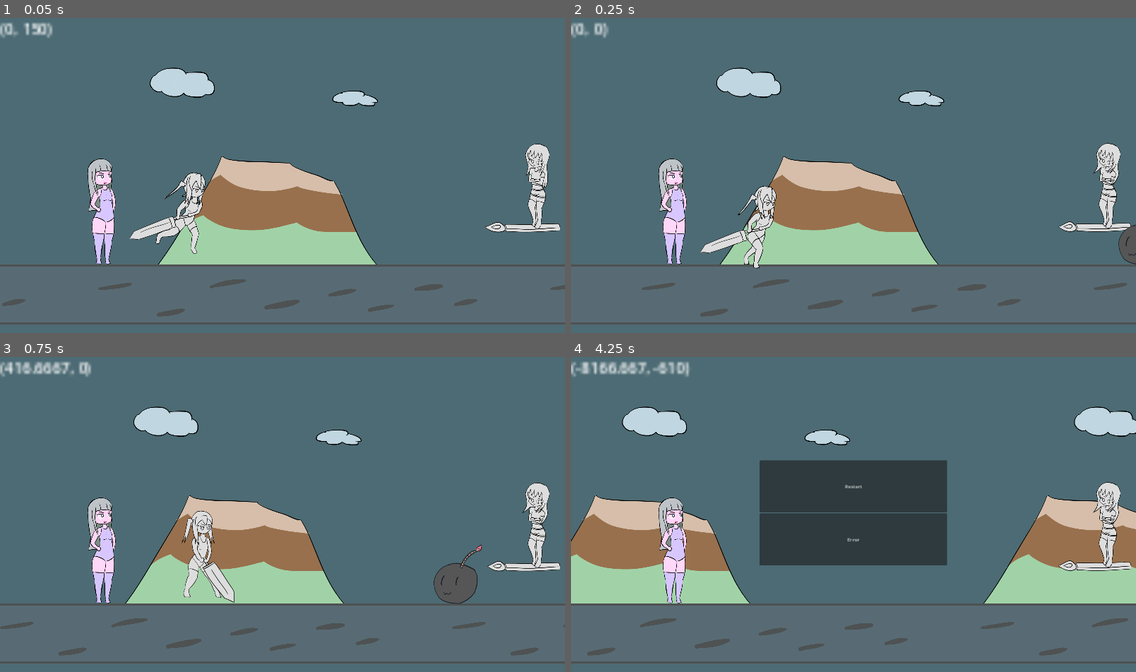
Above: before the commit, frames 1-4 (two rows, left to right).
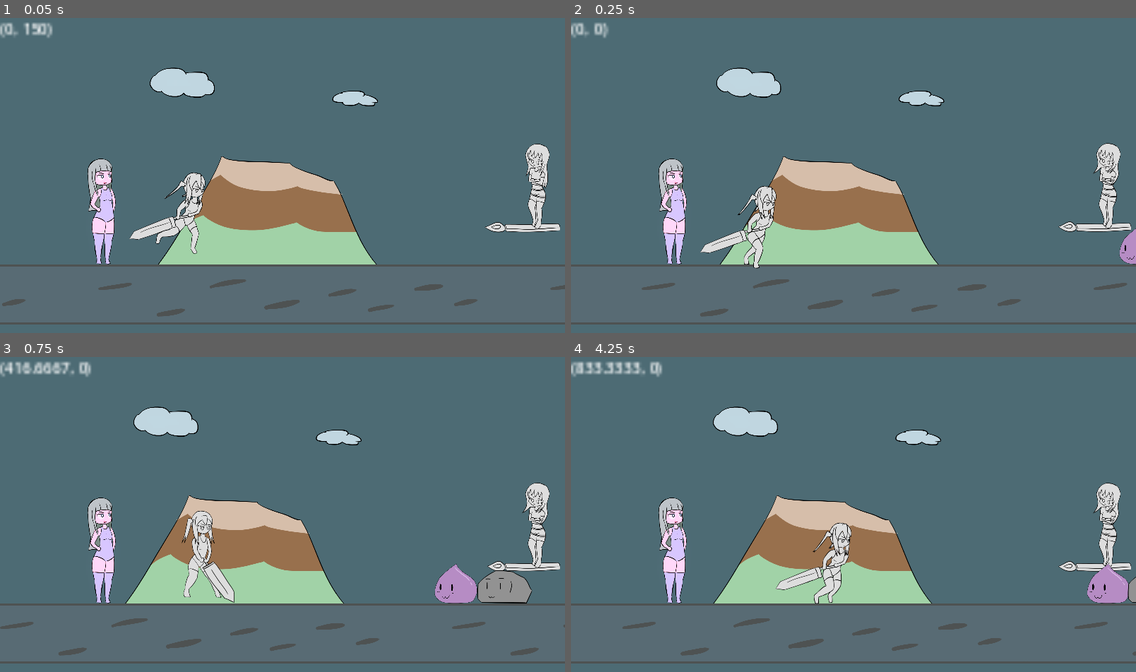
Above: after the commit, the same moments.

Repository: BeatMil/Animurun
Game: Godot game, scene res://Scenes/Forest.tscn
Same seed, same stepped clock (60 frames per second), same inputs: the game is played once before the commit and once after it.
Inputs (mouse positions are in pixels of both pictures, inside the frame that each line leads up to):
- Up to frame 1 (0.05 s): no input
- Up to frame 2 (0.25 s): no input
- Up to frame 3 (0.75 s): hold D (move_right) from 0.53 s (still down); hold J (attack) from 0.53 s (still down)
- Up to frame 4 (4.25 s): tap Space (jump) at 0.77, 3.77 s; release D (move_right) at 1.25 s; release J (attack) at 1.25 s; click (853, 486) at 1.25 s, where only the run before the commit has a clickable "Restart"; click (853, 486) at 2 s, where only the run before the commit has a clickable "Restart"; click (853, 486) at 2.75 s, where only the run before the commit has a clickable "Restart"; hold D (move_right) from 3.53 s (still down); tap K (block) at 3.6 s

Frame 1 is identical in both runs. In frame 2, 0.3% of the frame differs, in the area x 96-100%, y 65-79%; in frame 3, 1.7%; in frame 4, 33%, in the area x 0-100%, y 1-95%.

Commit message:
Add more attack pattern

Diff:
--- a/scripts/Forest.gd
+++ b/scripts/Forest.gd
@@ -8,7 +8,7 @@
 
 
 # Configs
-var enemy_spawn_order: Array = [spawn_2bomb_rock_slime, spawn_five_ground_bombs]
+var enemy_spawn_order: Array = [spawn_slime_rocks]
 var order_index: int = 0
 
 
@@ -289,11 +289,36 @@
 	add_child(bomby1)
 	await get_tree().create_timer(1, false).timeout
 
-
-	add_child(rocky)
-	await get_tree().create_timer(0.3, false).timeout
-
-	add_child(slime)
+	add_child(rocky)
+	await get_tree().create_timer(0.3, false).timeout
+
+	add_child(slime)
+
+
+func spawn_slime_rocks() -> void:
+	var rocky = ROCKY.instantiate()
+	rocky.position = $"Markers/EnemySpawnPos".position
+
+	var rocky2 = ROCKY.instantiate()
+	rocky2.connect("ded", spawner)
+	rocky2.position = $"Markers/EnemySpawnPos".position
+
+	var slime = SLIME.instantiate()
+	slime.position = $"Markers/EnemySpawnPos".position
+
+	var slime2 = SLIME.instantiate()
+	slime2.position = $"Markers/EnemySpawnPos".position
+
+	add_child(slime)
+	await get_tree().create_timer(0.2, false).timeout
+
+	add_child(rocky)
+	await get_tree().create_timer(0.8, false).timeout
+
+	add_child(slime2)
+	await get_tree().create_timer(0.2, false).timeout
+
+	add_child(rocky2)
 
 
 func _on_spawn_timer_timeout():
